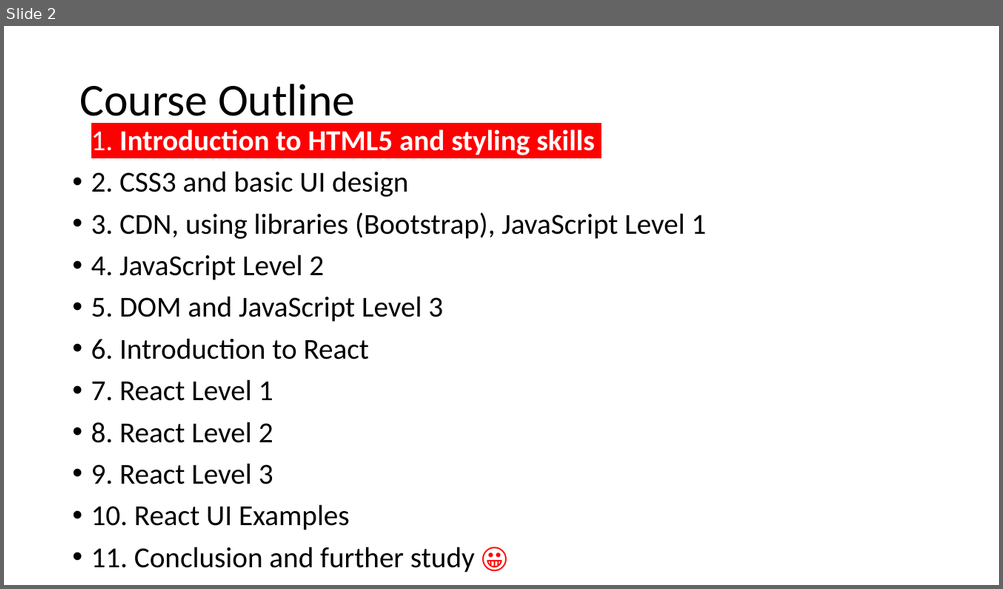
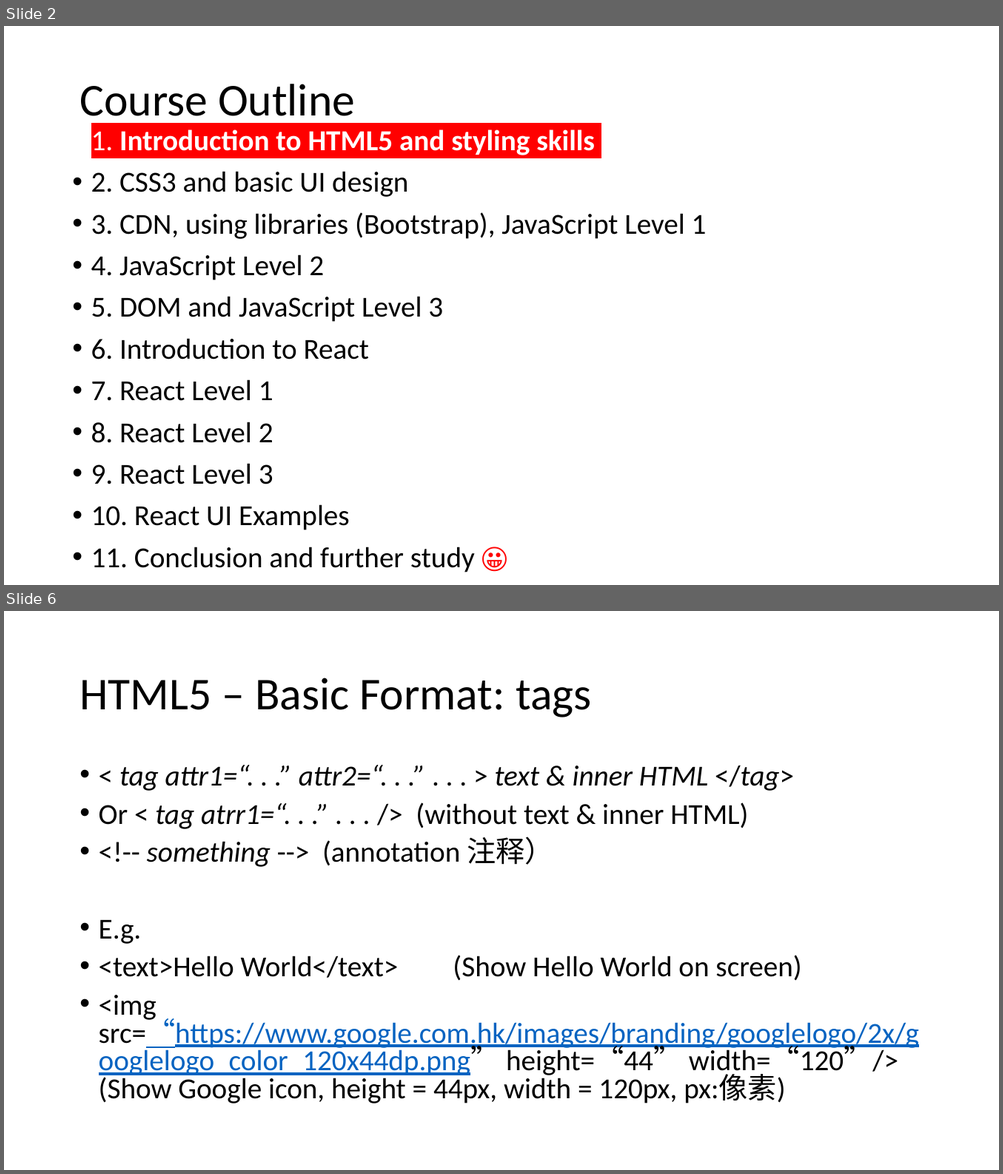
Before and after one commit to PolarisStudio/LGUReact, a slide deck: L1.pptx. Shown one above the other, each under a label of ours: slide 2 before the commit, slides 2 and 6 after it; the slides between them are not shown. The pictures are 1003x589 and 1003x1174 pixels, drawn with LibreOffice and Linux fonts; fonts in the diff are those of the drawing. Boxes give left, top, right and bottom in pixels: in the first picture for what was removed or moved away, otherwise in the second. Text is boxed around its words. In the diff, an @@ line names an element or a change of style, - is before the commit and + after.

```diff
--- a/L1.pptx
+++ b/L1.pptx
@@ slide 6 added at bbox=[4, 611, 999, 1170], background #FFFFFF @@
@@ title added at bbox=[79, 678, 591, 718], 44 pt, text #000000 @@
+HTML5 – Basic Format: tags
@@ text added at bbox=[99, 765, 919, 1104], 28 pt, text #000000 @@
+• < tag attr1=“. . .” attr2=“. . .” . . . > text & inner HTML </tag>
+• Or < tag atrr1=“. . .” . . . /> (without text & inner HTML)
+• <!-- something --> (annotation 注释）
+• E.g.
+• <text>Hello World</text> (Show Hello World on screen)
+• <img src=“https://www.google.com.hk/images/branding/googlelogo/2x/googlelogo_color_120x44dp.png” height=“44” width=“120”/> (Show Google icon, height = 44px, width = 120px, px:像素)
```
Also in this commit, not shown: 19 other slides added, 1 slide removed.
